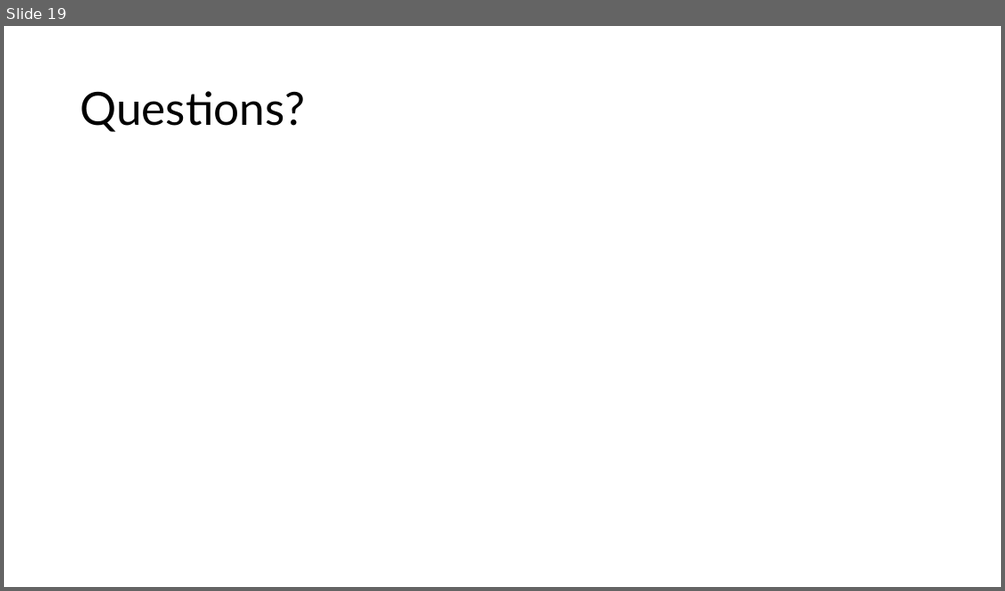
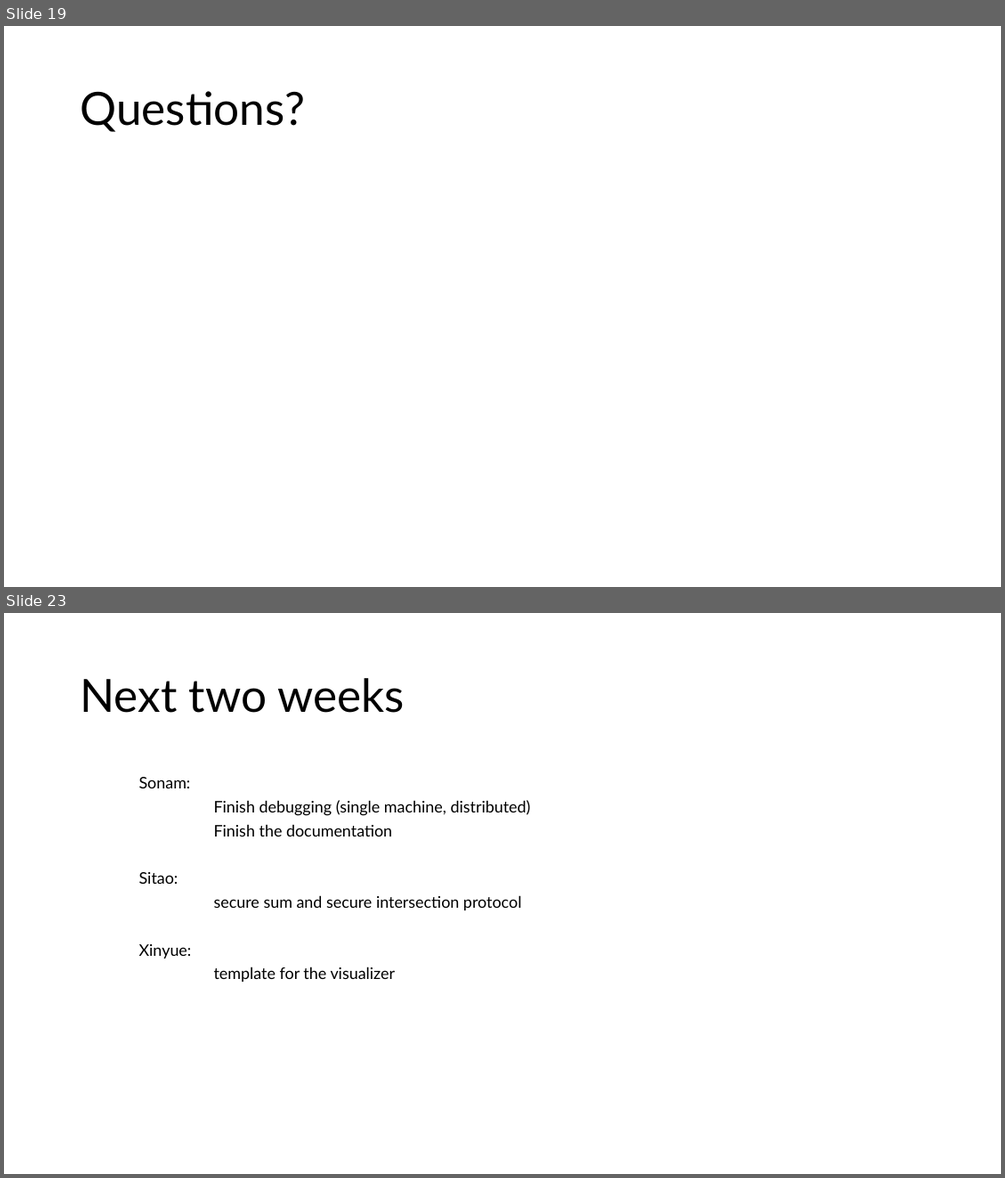
Before and after one commit to idsla/Fed-GWAS, a slide deck: pipeline/0321.pptx. Shown one above the other, each under a label of ours: slide 19 before the commit, slides 19 and 23 after it; the slides between them are not shown. The pictures are 1005x591 and 1005x1178 pixels, drawn with LibreOffice and Linux fonts; fonts in the diff are those of the drawing. Boxes give left, top, right and bottom in pixels: in the first picture for what was removed or moved away, otherwise in the second. Text is boxed around its words. In the diff, an @@ line names an element or a change of style, - is before the commit and + after.

```diff
--- a/pipeline/0321.pptx
+++ b/pipeline/0321.pptx
@@ slide 23 added at box(4, 613, 1001, 1174), background #FFFFFF @@
@@ title added at box(80, 678, 404, 713), 44 pt, text #000000 @@
+Next two weeks
@@ text added at box(139, 777, 531, 981), 15.4 pt, text #000000 @@
+Sonam:
+Finish debugging (single machine, distributed)
+Finish the documentation
+Sitao:
+secure sum and secure intersection protocol
+Xinyue:
+template for the visualizer
```
Also in this commit, not shown: 3 slides changed, 3 other slides added.
